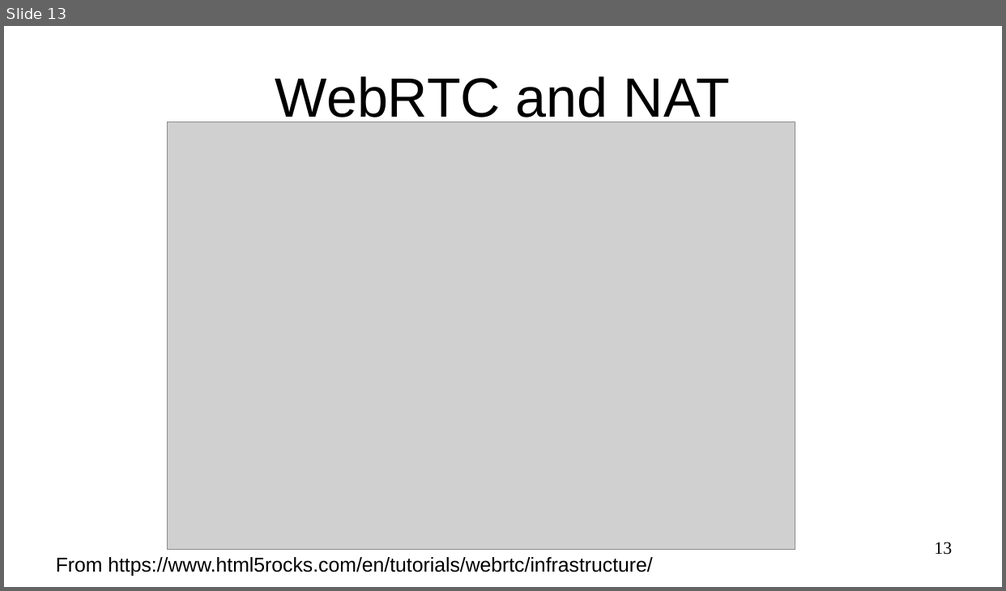
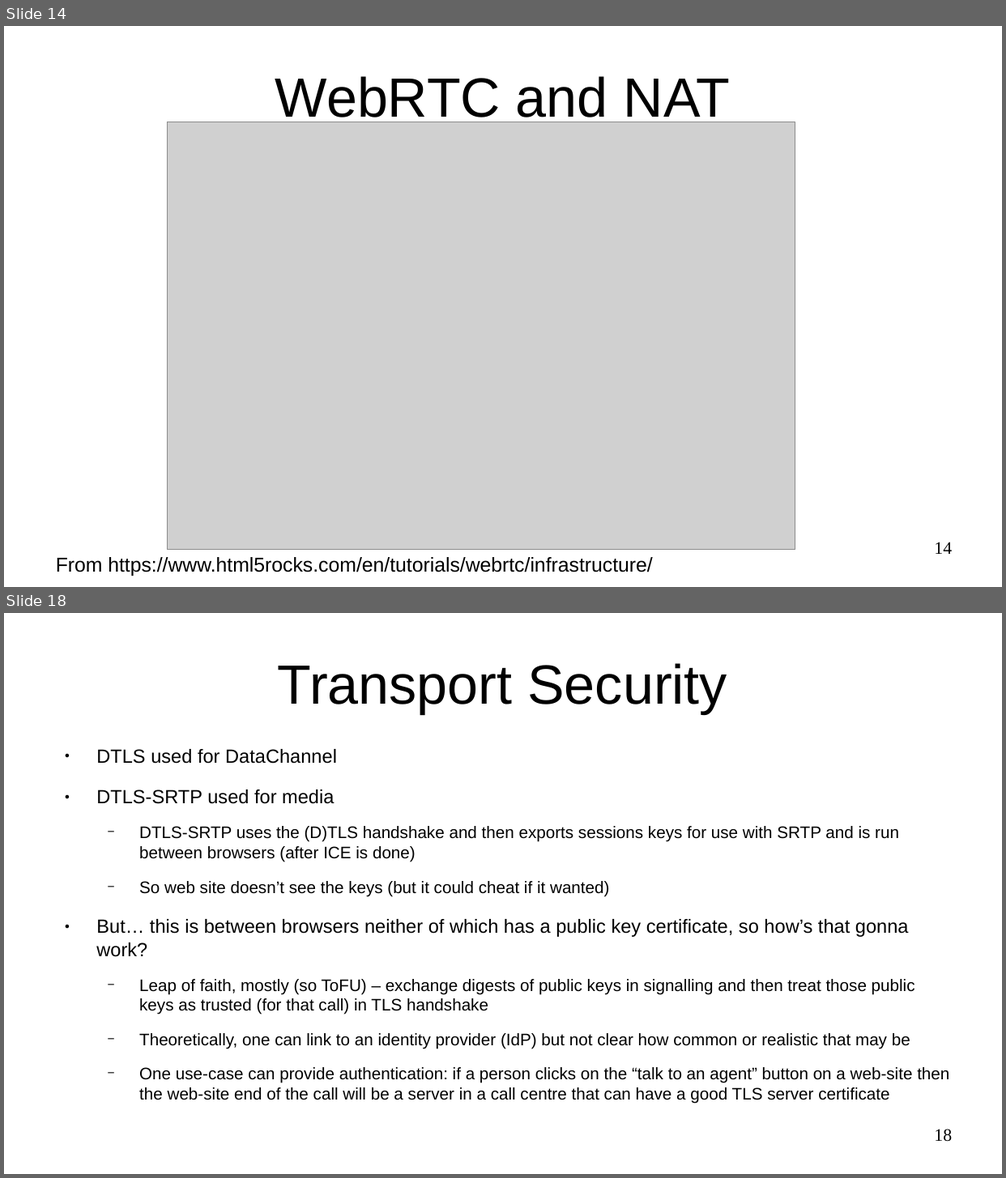
Before and after one commit to sftcd/cs7053, a slide deck: 2016lectures/12-webrtc.odp. Shown one above the other, each under a label of ours: slide 13 before the commit, slides 14 and 18 after it; the slides between them are not shown. The pictures are 1006x591 and 1006x1178 pixels, drawn with LibreOffice and Linux fonts; fonts in the diff are those of the drawing; grey boxes stand for pictures. Boxes give left, top, right and bottom in pixels: in the first picture for what was removed or moved away, otherwise in the second. Text is boxed around its words. In the diff, an @@ line names an element or a change of style, - is before the commit and + after.

```diff
--- a/2016lectures/12-webrtc.odp
+++ b/2016lectures/12-webrtc.odp
@@ slide 18 added at [4,613,1002,1174], background #FFFFFF @@
@@ title added at [278,663,727,714], 44 pt, text #000000 @@
+Transport Security
@@ text added at [96,749,949,1104], 13.3 pt, text #000000 @@
+● DTLS used for DataChannel
+● DTLS-SRTP used for media
+  − DTLS-SRTP uses the (D)TLS handshake and then exports sessions keys for use with SRTP and is run between browsers (after ICE is done)
+  − So web site doesn’t see the keys (but it could cheat if it wanted)
+● But… this is between browsers neither of which has a public key certificate, so how’s that gonna work?
+  − Leap of faith, mostly (so ToFU) – exchange digests of public keys in signalling and then treat those public keys as trusted (for that call) in TLS handshake
+  − Theoretically, one can link to an identity provider (IdP) but not clear how common or realistic that may be
+  − One use-case can provide authentication: if a person clicks on the “talk to an agent” button on a web-site then the web-site end of the call will be a server in a call centre that can have a good TLS server certificate
@@ page number added at [934,1129,952,1142], 14 pt, text #000000 @@
+18
@@ what was slide 13 is now slide 14 @@
@@ page number at [934,542,952,554]: text changed @@
-13
+14
```
Also in this commit, not shown: 3 slides changed, 5 other slides added, 1 other file.
